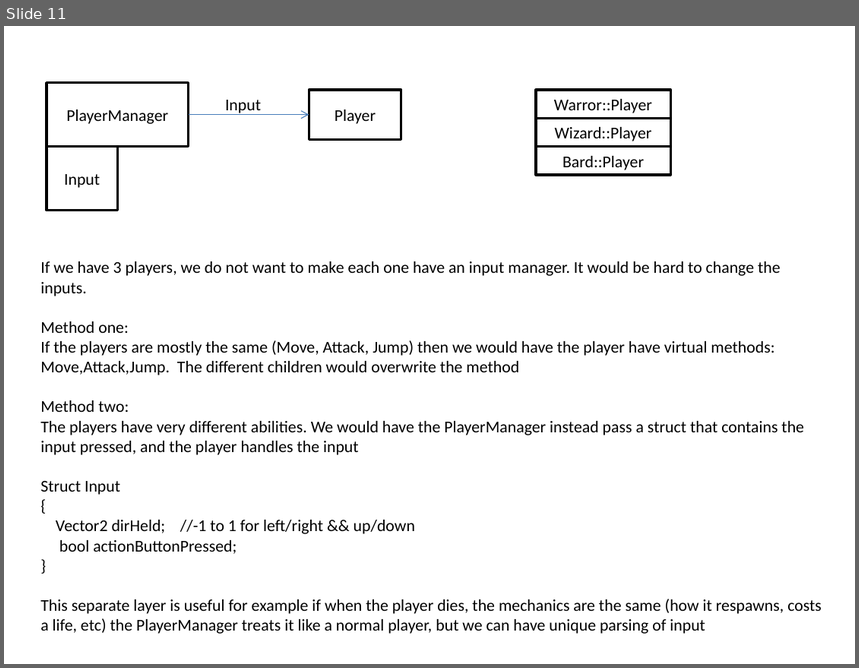
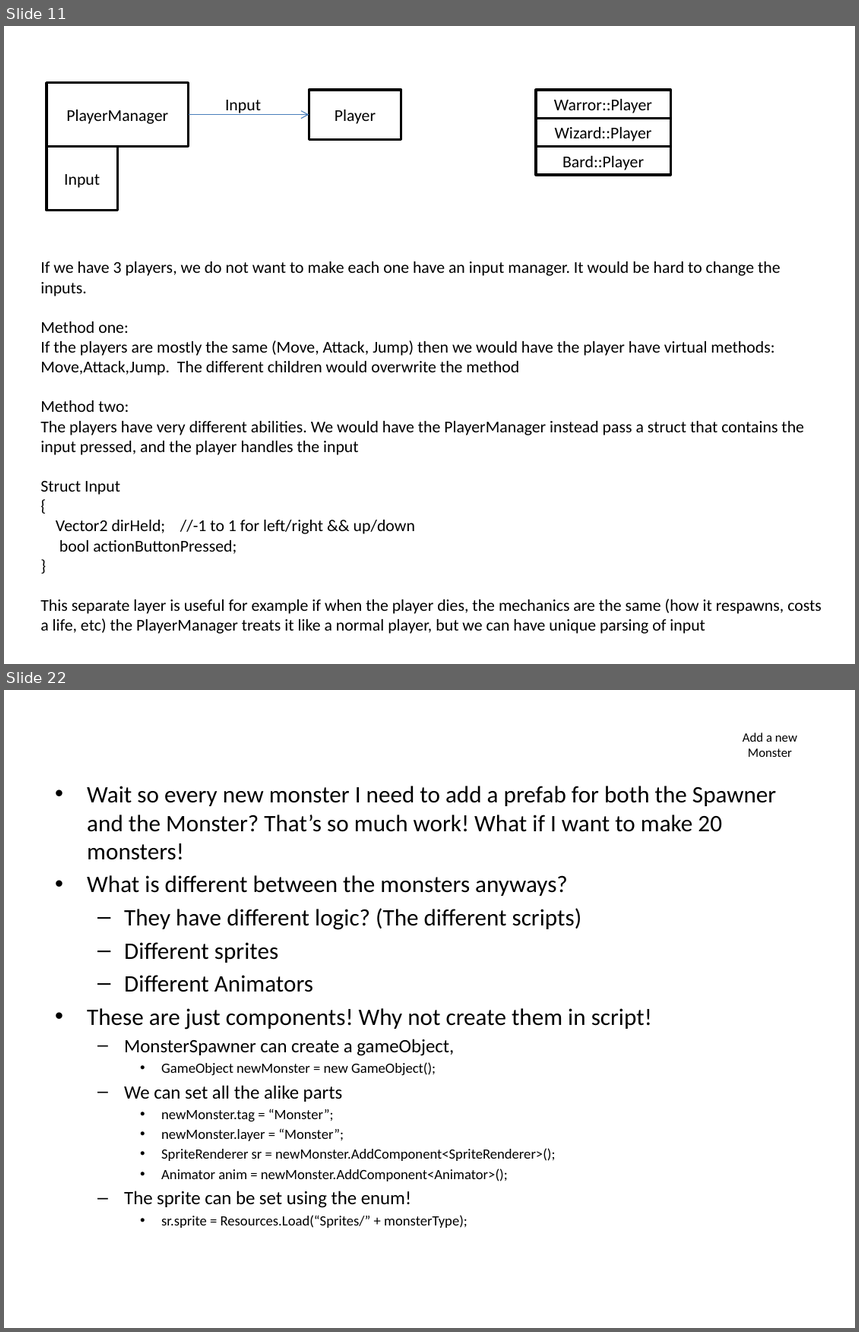
Before and after one commit to mattstg/GoopSoupV2, a slide deck: Docs/FlowPresentation.pptx. Shown one above the other, each under a label of ours: slide 11 before the commit, slides 11 and 22 after it; the slides between them are not shown. The pictures are 859x668 and 859x1332 pixels, drawn with LibreOffice and Linux fonts; fonts in the diff are those of the drawing. Boxes give left, top, right and bottom in pixels: in the first picture for what was removed or moved away, otherwise in the second. Text is boxed around its words. In the diff, an @@ line names an element or a change of style, - is before the commit and + after.

```diff
--- a/Docs/FlowPresentation.pptx
+++ b/Docs/FlowPresentation.pptx
@@ slide 22 added at box(4, 690, 855, 1328), background #FFFFFF @@
@@ title added at box(743, 733, 797, 757), 10.8 pt, text #000000 @@
+Add a new Monster
@@ text added at box(87, 786, 776, 1228), 20 pt, text #000000 @@
+• Wait so every new monster I need to add a prefab for both the Spawner and the Monster? That’s so much work! What if I want to make 20 monsters!
+• What is different between the monsters anyways?
+  – They have different logic? (The different scripts)
+  – Different sprites
+  – Different Animators
+• These are just components! Why not create them in script!
+  – MonsterSpawner can create a gameObject,
+    • GameObject newMonster = new GameObject();
+  – We can set all the alike parts
+    • newMonster.tag = “Monster”;
+    • newMonster.layer = “Monster”;
+    • SpriteRenderer sr = newMonster.AddComponent<SpriteRenderer>();
+    • Animator anim = newMonster.AddComponent<Animator>();
+  – The sprite can be set using the enum!
+    • sr.sprite = Resources.Load(“Sprites/” + monsterType);
```
Also in this commit, not shown: 12 other slides added, 6 other files.
